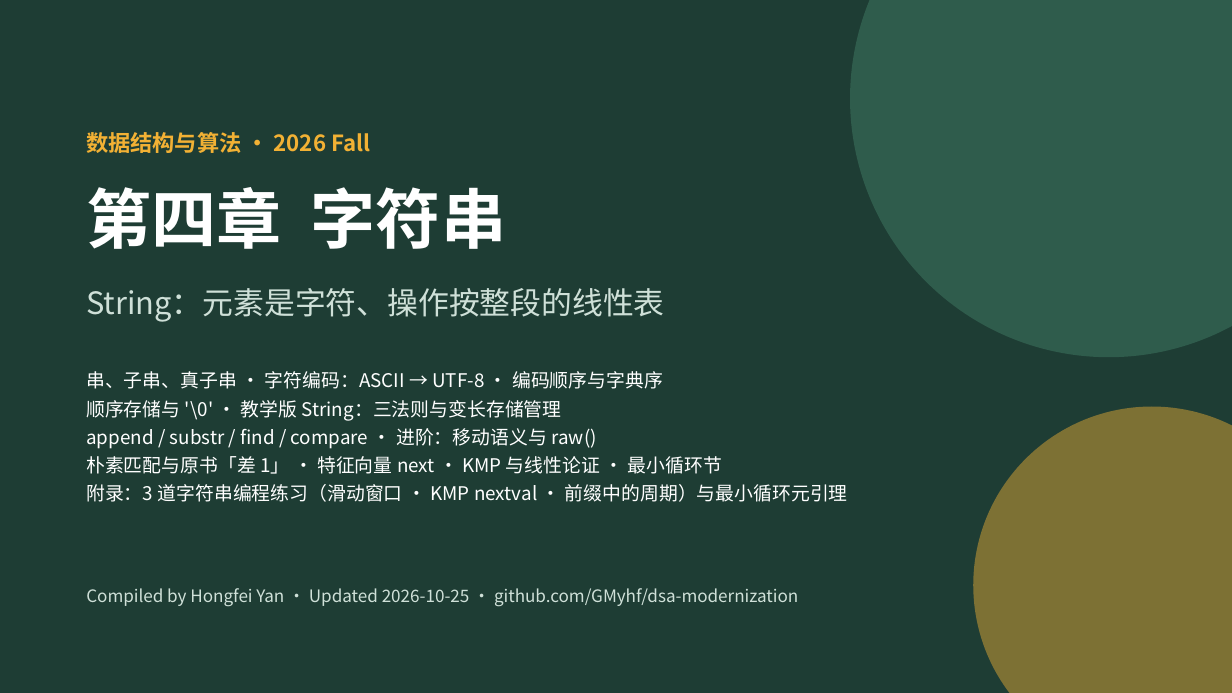
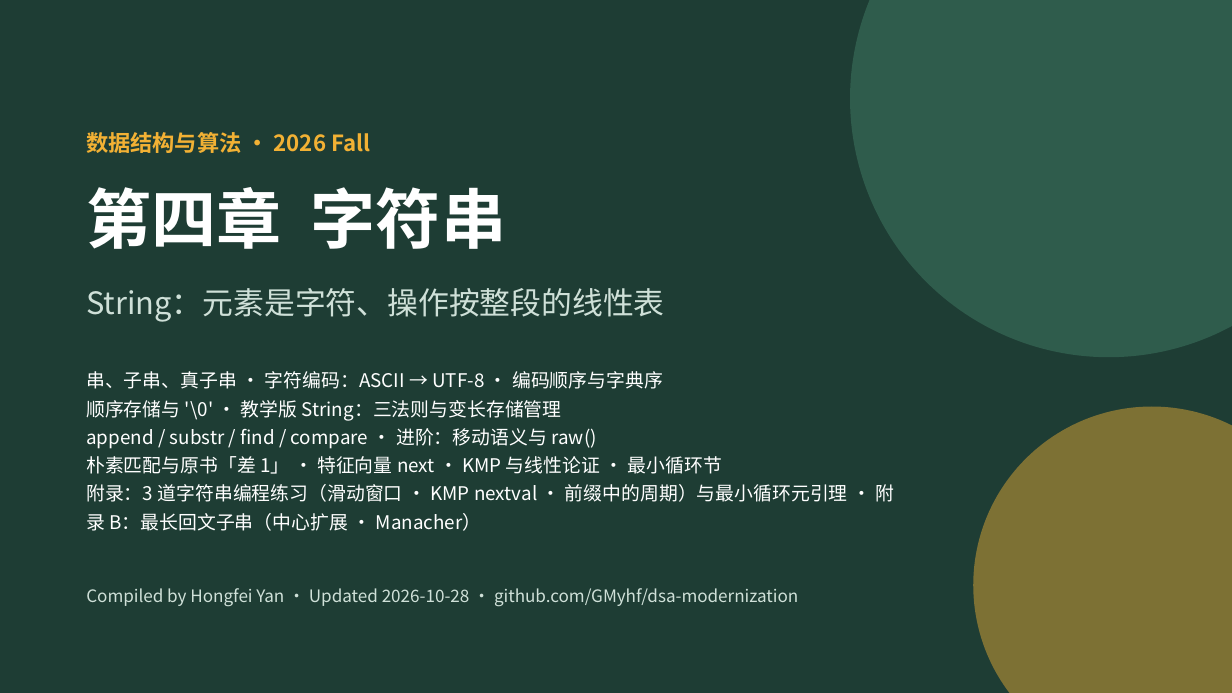
Before and after one commit to GMyhf/2026fall-cs201, a slide deck: slide 1 of courseware/202609_DSA_04_String.pptx. Drawn at 1232x693 pixels with LibreOffice and Linux fonts; fonts in the diff are those of the drawing. Boxes give left, top, right and bottom in pixels: in the first picture for what was removed or moved away, otherwise in the second. Text is boxed around its words. In the diff, an @@ line names an element or a change of style, - is before the commit and + after.

```diff
--- a/courseware/202609_DSA_04_String.pptx
+++ b/courseware/202609_DSA_04_String.pptx
@@ text at bbox=[86, 484, 895, 531]: text changed @@
-附录：3 道字符串编程练习（滑动窗口 · KMP nextval · 前缀中的周期）与最小循环元引理
+附录：3 道字符串编程练习（滑动窗口 · KMP nextval · 前缀中的周期）与最小循环元引理 · 附录 B：最长回文子串（中心扩展 · Manacher）
@@ text at bbox=[86, 588, 798, 607]: text changed @@
-Compiled by Hongfei Yan · Updated 2026-10-25 · github.com/GMyhf/dsa-modernization
+Compiled by Hongfei Yan · Updated 2026-10-28 · github.com/GMyhf/dsa-modernization
```
Also in this commit, not shown: 1 other slide changed, 4 slides added, 2 other files.
